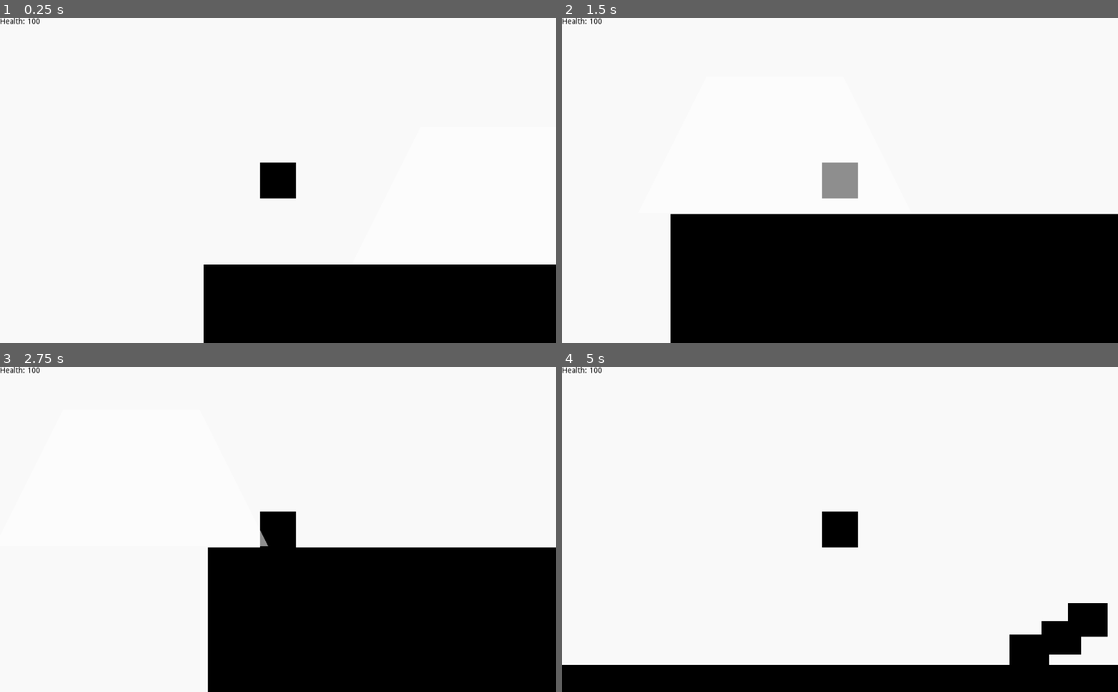
Above: before the commit, frames 1-4 (two rows, left to right).
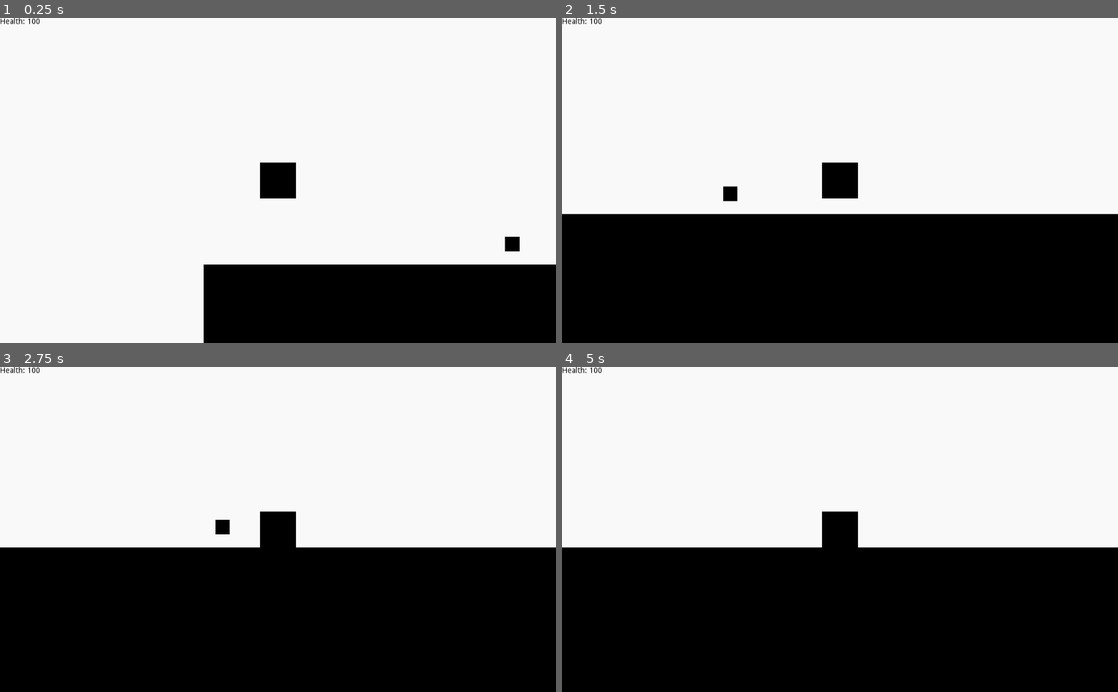
Above: after the commit, the same moments.

Repository: RavenJFelix/Square
Game: Godot game, scene res://testLevel/test.tscn
The game is run twice, just before and just after one commit, with the same random seed, the same clock (stepped at 60 frames per second) and the same inputs. This scene is started directly instead of the project's main scene.
Inputs:
- Up to frame 1 (0.25 s): no input
- Up to frame 2 (1.5 s): hold Right (ui_right) from 0.53 s (still down); tap Up (ui_up) at 0.77 s
- Up to frame 3 (2.75 s): tap Up (ui_up) at 1.52 s; release Right (ui_right) at 2.03 s; hold Left (ui_left) from 2.03 s (still down)
- Up to frame 4 (5 s): release Left (ui_left) at 2.78 s; hold Right (ui_right) 2.78-4.28 s; tap Up (ui_up) at 3.02, 3.77, 4.52 s; hold Left (ui_left) from 4.28 s (still down)

The runs differ from the first frame. In frame 1, 0.1% of the frame differs, in the area x 90-94%, y 67-73%; in frame 2, 8.6%; in frame 3, 17%; in frame 4, 34%, in the area x 0-100%, y 55-92%.

Commit message:
Make test level test damage

Diff:
--- a/testLevel/test.tscn
+++ b/testLevel/test.tscn
@@ -1,9 +1,8 @@
-[gd_scene load_steps=5 format=2]
+[gd_scene load_steps=4 format=2]
 
 [ext_resource path="res://map/basicPlatform.tscn" type="PackedScene" id=1]
 [ext_resource path="res://entity/pc/player/player.tscn" type="PackedScene" id=2]
-[ext_resource path="res://entity/npc/enemies/slowzoid/slowzoid.tscn" type="PackedScene" id=3]
-[ext_resource path="res://map/motion/ladder/ladder.tscn" type="PackedScene" id=4]
+[ext_resource path="res://map/hazard/hurt-block/hurt-block.tscn" type="PackedScene" id=3]
 
 [node name="Node2D" type="Node2D"]
 
@@ -14,28 +13,5 @@
 [node name="KinematicBody2D" parent="." instance=ExtResource( 2 )]
 position = Vector2( 81.4803, -27.7509 )
 
-[node name="slowzoid" parent="." instance=ExtResource( 3 )]
-position = Vector2( 422.789, 32.5277 )
-
-[node name="leftBound" parent="slowzoid" index="0"]
-position = Vector2( -818.506, -7.93335 )
-
-[node name="Polygon2D2" parent="." instance=ExtResource( 1 )]
-position = Vector2( 717.843, 109.622 )
-scale = Vector2( 2.71744, 2.32963 )
-
-[node name="Polygon2D4" parent="." instance=ExtResource( 1 )]
-position = Vector2( 762.165, 90.7853 )
-scale = Vector2( 2.71744, 2.32963 )
-
-[node name="Polygon2D5" parent="." instance=ExtResource( 1 )]
-position = Vector2( 798.729, 66.4087 )
-scale = Vector2( 2.71744, 2.32963 )
-
-[node name="Polygon2D3" parent="." instance=ExtResource( 1 )]
-position = Vector2( 1066.03, 123.375 )
-
-[node name="ladder" parent="." instance=ExtResource( 4 )]
-position = Vector2( 864.79, -65.0207 )
-
-[editable path="slowzoid"]
+[node name="HurtPlatform" parent="." instance=ExtResource( 3 )]
+position = Vector2( 405.02, 100.395 )
